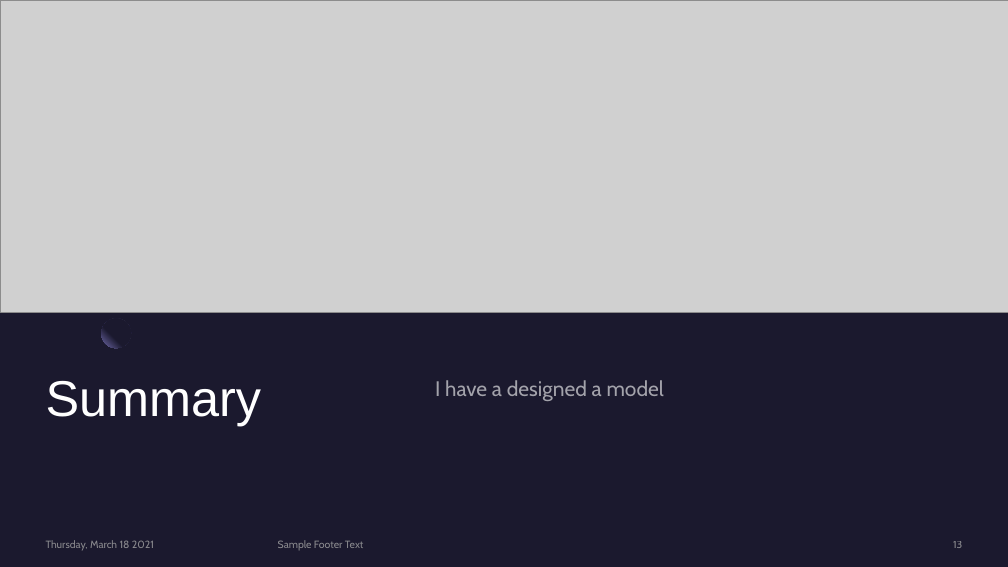
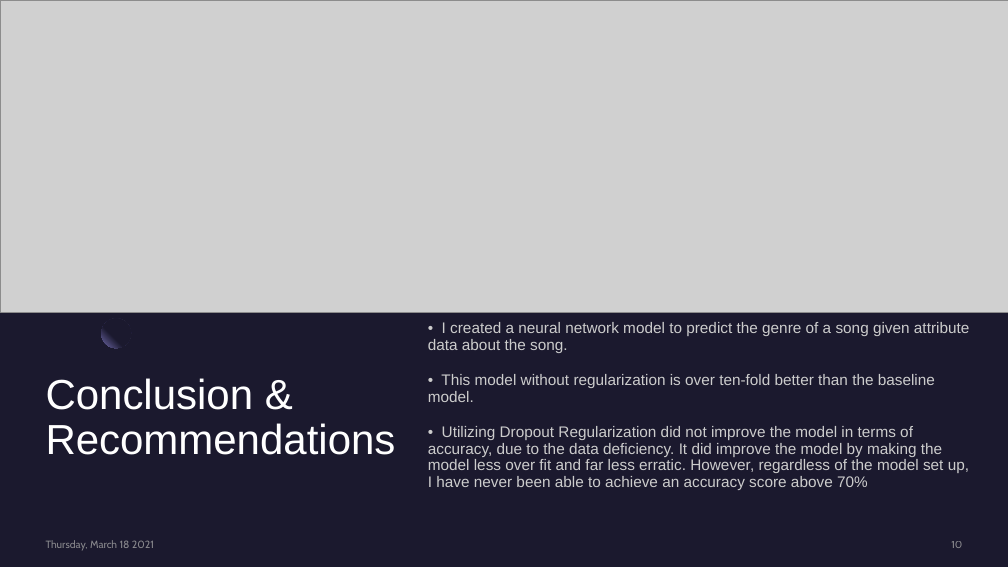
Before and after one commit to mbermont/Spotify_Project, a slide deck: slide 10 of docs/Utilizing Neural Networks To Categorize Songs.pptm (slide 13 before the commit). Drawn at 1008x567 pixels with LibreOffice and Linux fonts; fonts in the diff are those of the drawing; grey boxes stand for pictures. Boxes give left, top, right and bottom in pixels: in the first picture for what was removed or moved away, otherwise in the second. Text is boxed around its words. In the diff, an @@ line names an element or a change of style, - is before the commit and + after.

```diff
--- a/docs/Utilizing Neural Networks To Categorize Songs.pptm
+++ b/docs/Utilizing Neural Networks To Categorize Songs.pptm
@@ text at (x1=428, y1=322, x2=969, y2=490): text changed; size 20 to 14.6 pt; font Cabin to Arial; text colour #FFFFFF at 60% opacity to #CCCCCC @@
-I have a designed a model
+• I created a neural network model to predict the genre of a song given attribute data about the song.
+• This model without regularization is over ten-fold better than the baseline model.
+• Utilizing Dropout Regularization did not improve the model in terms of accuracy, due to the data deficiency. It did improve the model by making the model less over fit and far less erratic. However, regardless of the model set up, I have never been able to achieve an accuracy score above 70%
@@ title at (x1=46, y1=378, x2=396, y2=455): text changed; size 48 to 40 pt @@
-Summary
+Conclusion &
+Recommendations
@@ text removed at (x1=278, y1=540, x2=364, y2=550) @@
-Sample Footer Text
@@ page number at (x1=951, y1=541, x2=962, y2=548): text changed @@
-13
+10
```
Also in this commit, not shown: 6 other slides changed, 3 slides removed, 10 other files.
